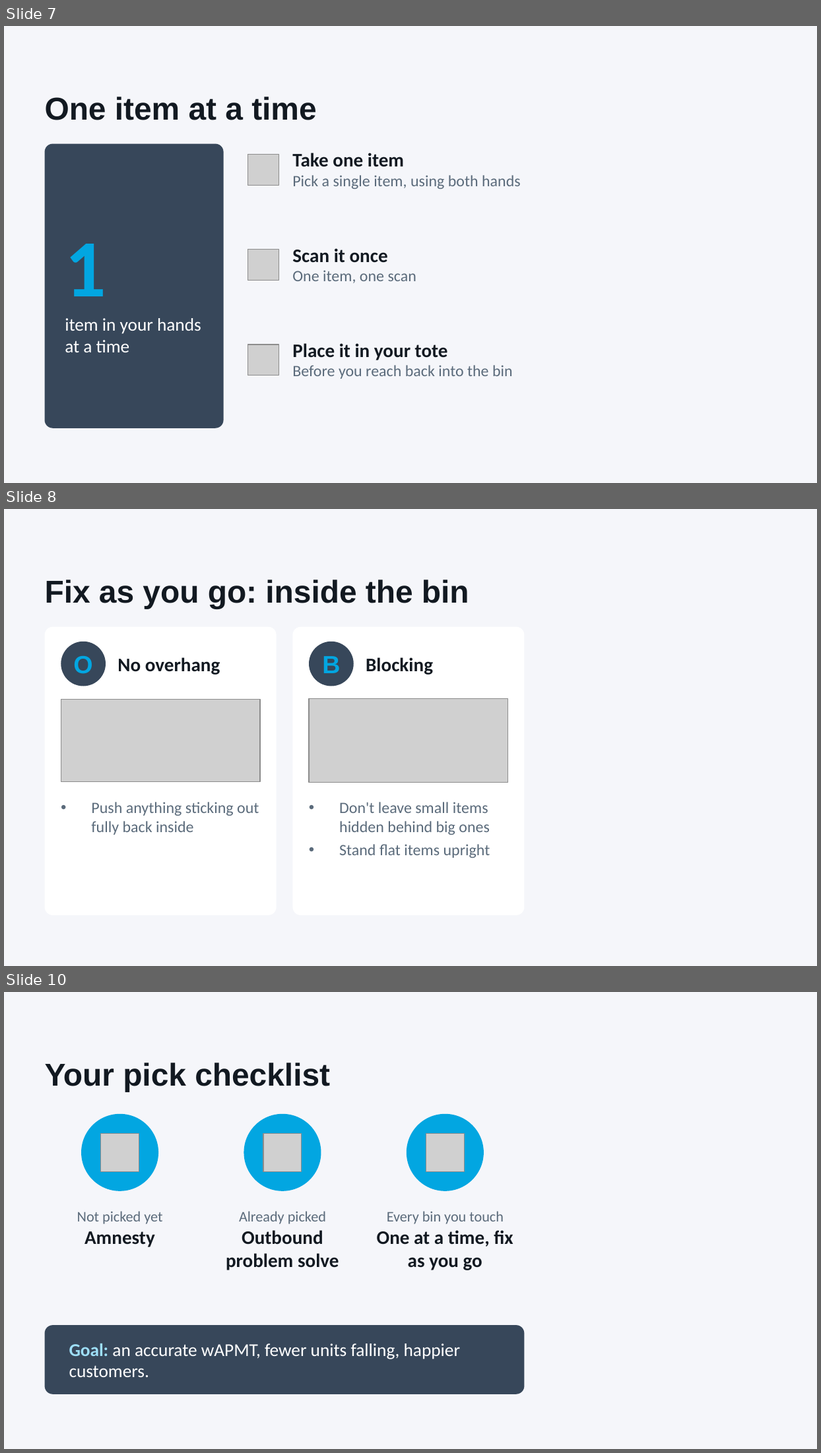
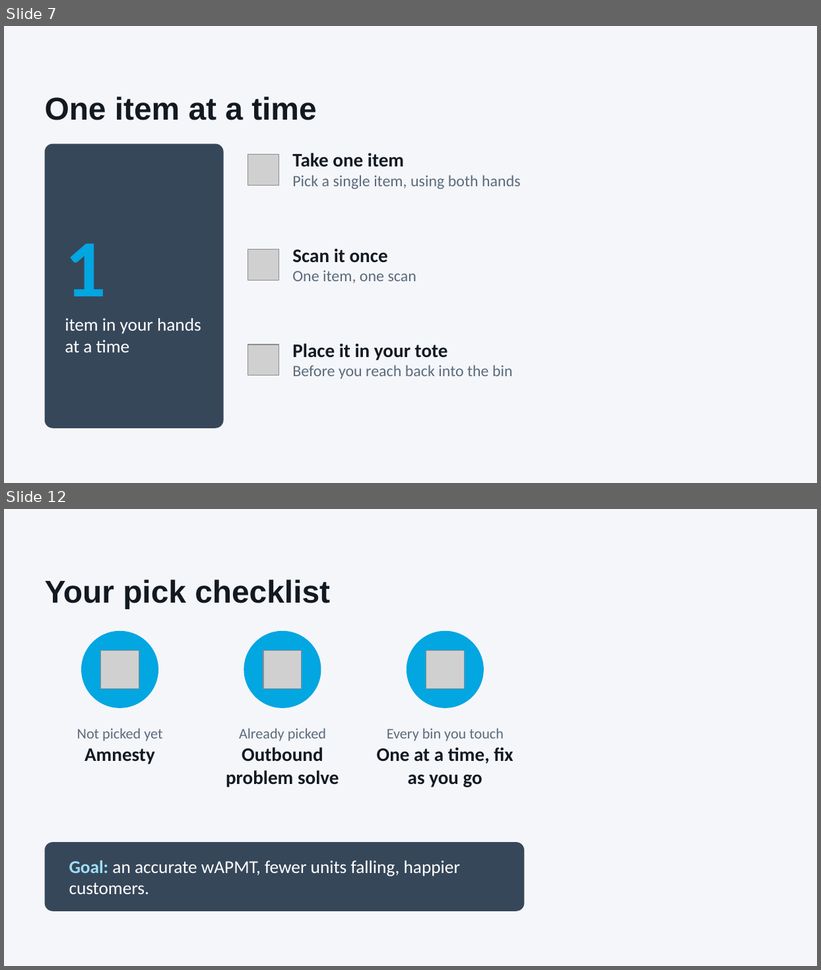
Before and after one commit to vanfryddie/beanstalkx, a slide deck: APMT_Coaching_Pick_to_Rebin.pptx. Shown one above the other, each under a label of ours: slides 7, 8 and 10 before the commit, slides 7 and 12 after it; the slides between them are not shown. The pictures are 821x1453 and 821x970 pixels, drawn with LibreOffice and Linux fonts; fonts in the diff are those of the drawing; grey boxes stand for pictures; background and template pictures are left out. Boxes give left, top, right and bottom in pixels: in the first picture for what was removed or moved away, otherwise in the second. Text is boxed around its words. In the diff, an @@ line names an element or a change of style, - is before the commit and + after.

```diff
--- a/APMT_Coaching_Pick_to_Rebin.pptx
+++ b/APMT_Coaching_Pick_to_Rebin.pptx
@@ slide 8 removed at bbox=[4, 509, 817, 966], background #F5F6FA @@
@@ title removed at bbox=[45, 580, 469, 609] @@
-Fix as you go: inside the bin
@@ rounded rectangle removed at bbox=[45, 627, 277, 916] @@
@@ rounded rectangle removed at bbox=[292, 627, 524, 916] @@
@@ ellipse removed at bbox=[61, 642, 106, 687] @@
@@ ellipse removed at bbox=[309, 642, 354, 687] @@
@@ text removed at bbox=[73, 656, 92, 674] @@
-O
@@ text removed at bbox=[118, 657, 220, 675] @@
-No overhang
@@ text removed at bbox=[322, 656, 340, 673] @@
-B
@@ text removed at bbox=[366, 657, 433, 675] @@
-Blocking
@@ picture removed at bbox=[61, 699, 260, 782] @@
@@ picture removed at bbox=[309, 699, 508, 783] @@
@@ text removed at bbox=[91, 802, 259, 835] @@
-• Push anything sticking out fully back inside
@@ text removed at bbox=[339, 802, 490, 858] @@
-• Don't leave small items hidden behind big ones
-• Stand flat items upright
@@ what was slide 10 is now slide 12 @@
```
Also in this commit, not shown: 4 slides added, 1 other slide removed, 1 other file.
